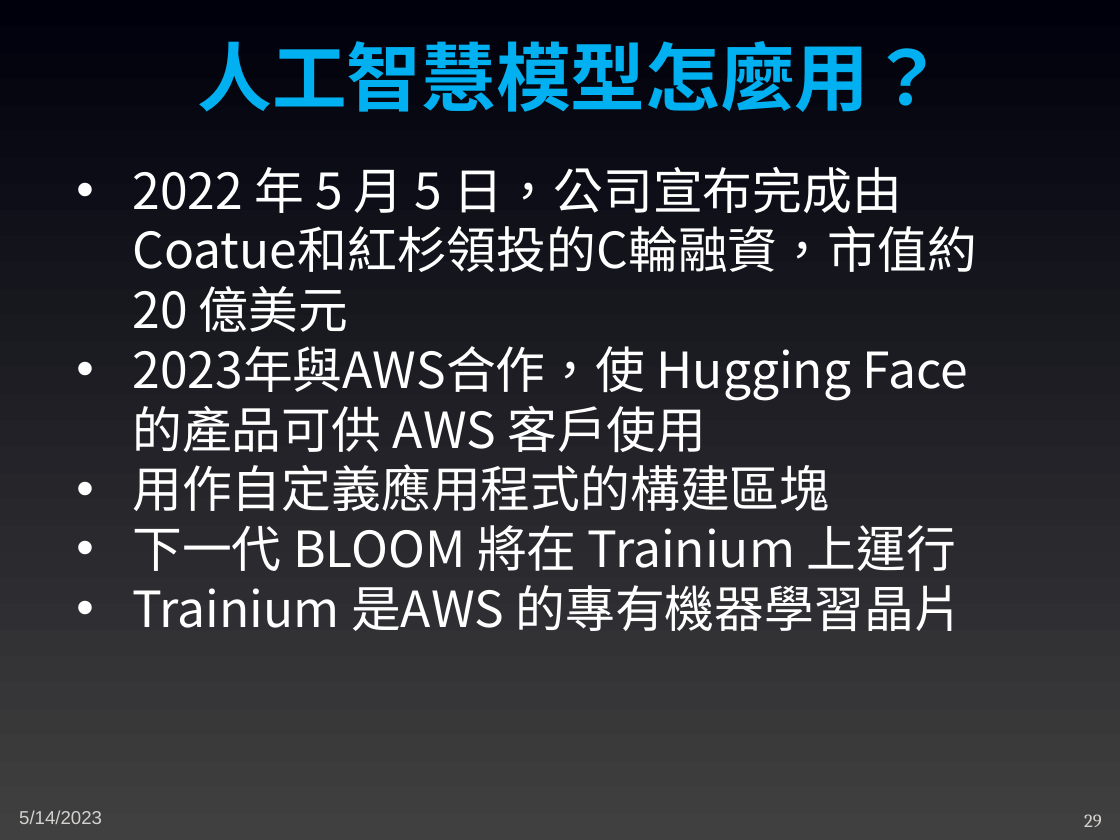
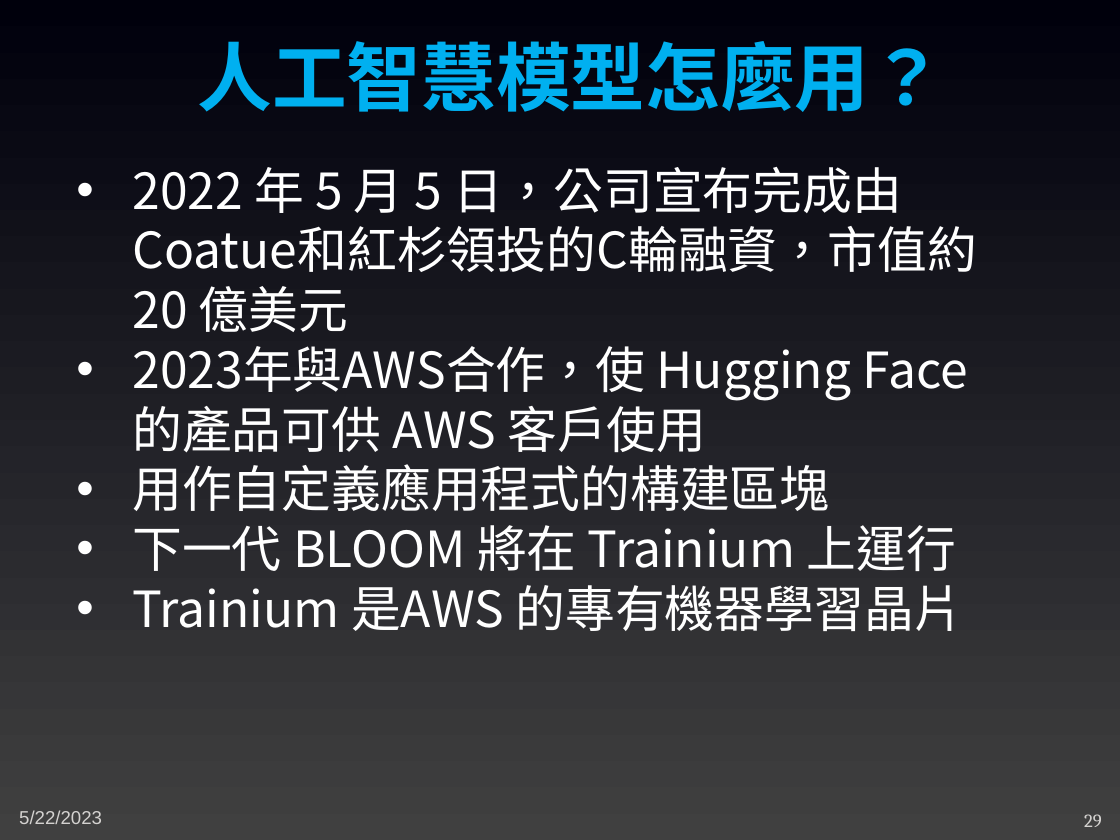
Before and after one commit to joshhu/mustgpt2023, a slide deck: slide 29 of 04 - GPT(四).pptx. Drawn at 1120x840 pixels with LibreOffice and Linux fonts; fonts in the diff are those of the drawing. Boxes give left, top, right and bottom in pixels: in the first picture for what was removed or moved away, otherwise in the second. Text is boxed around its words. In the diff, an @@ line names an element or a change of style, - is before the commit and + after.

```diff
--- a/04 - GPT(四).pptx
+++ b/04 - GPT(四).pptx
@@ text at (19, 810, 102, 824): text changed @@
-5/14/2023
+5/22/2023
```
Also in this commit, not shown: 42 other slides changed, 5 slides added, 1 other file.
